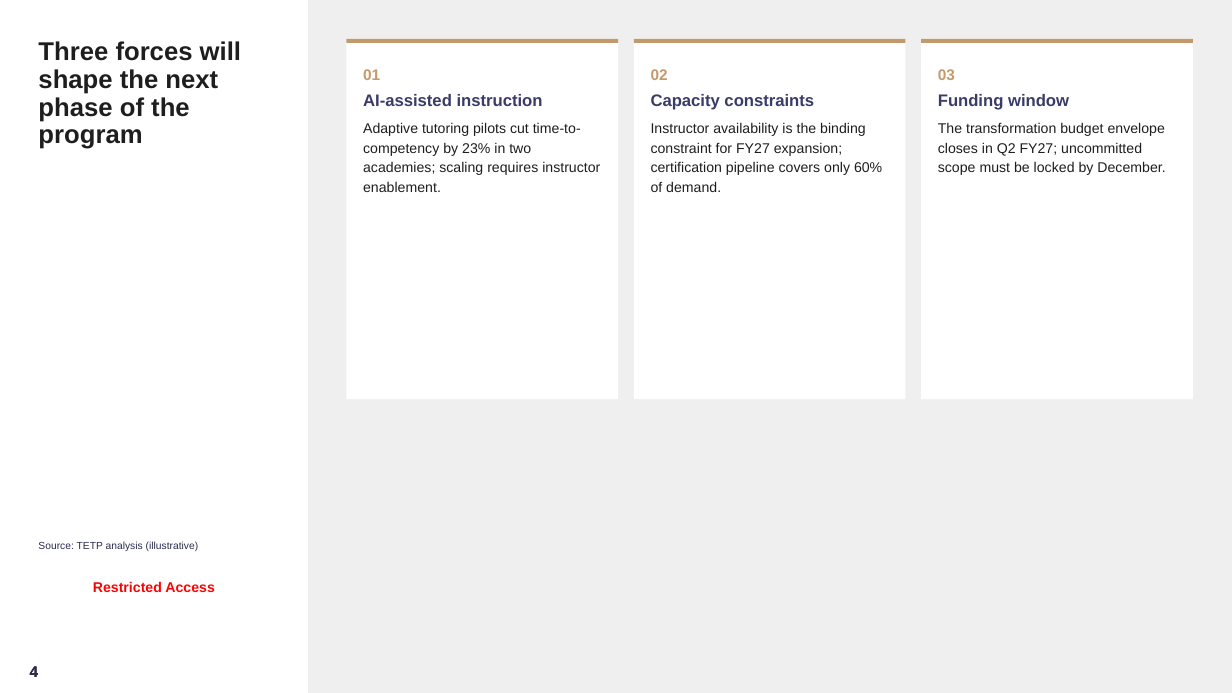
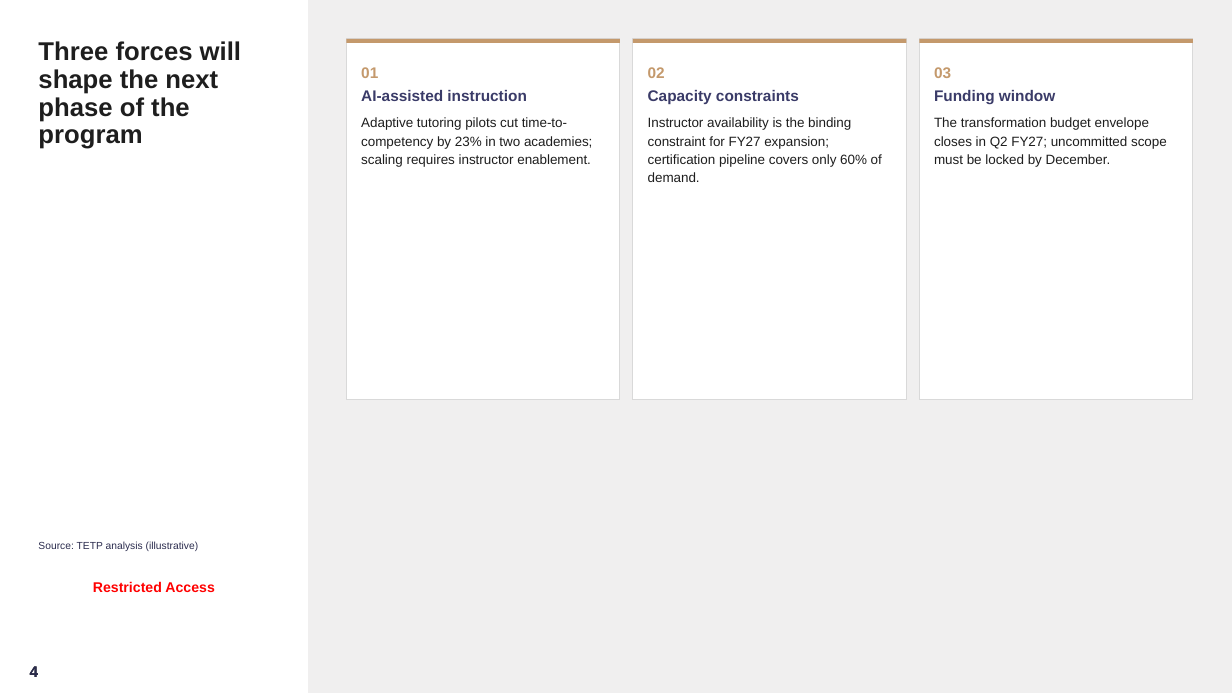
Before and after one commit to ammarkojok/Consulting-Toolkit, a slide deck: slide 4 of .claude/skills/tetp-deck/examples/example-deck.pptx. Drawn at 1232x693 pixels with LibreOffice and Linux fonts; fonts in the diff are those of the drawing; background and template pictures are left out. Boxes give left, top, right and bottom in pixels: in the first picture for what was removed or moved away, otherwise in the second. Text is boxed around its words. In the diff, an @@ line names an element or a change of style, - is before the commit and + after.

```diff
--- a/.claude/skills/tetp-deck/examples/example-deck.pptx
+++ b/.claude/skills/tetp-deck/examples/example-deck.pptx
@@ outline none to #D9D9D9 0.75 pt in 3 elements at box(633, 39, 907, 399), box(347, 39, 620, 399), box(920, 39, 1193, 399) @@
@@ text "01" at box(361, 67, 592, 167): size 13 to 12 pt in "AI-assisted instruction"; size 11 to 10.5 pt in "Adaptive tutoring pilots cut time-to-competency by 23% ..."; line spacing 1.15 to 1.12 @@
@@ text "02" at box(648, 67, 882, 182): size 13 to 12 pt in "Capacity constraints"; size 11 to 10.5 pt in "Instructor availability is the binding constraint for ..."; line spacing 1.15 to 1.12 @@
@@ text "03" at box(934, 67, 1167, 167): size 13 to 12 pt in "Funding window"; size 11 to 10.5 pt in "The transformation budget envelope closes in Q2 ..."; line spacing 1.15 to 1.12 @@
```
Also in this commit, not shown: 7 other slides changed, 1 slide added, 11 other files.
